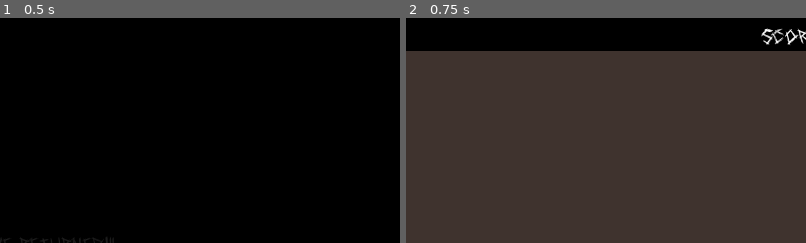
Above: before the commit, frames 1-2 (left to right).
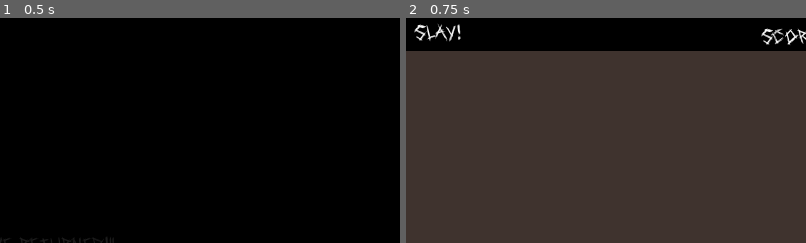
Above: after the commit, the same moments.

Repository: Academia-Team/Academia-Fall-of-the-Citadel
Game: Godot game, scene res://scene/intro.tscn
Two runs of this game, one before a commit and one after it. Both use one fixed random seed, a clock stepped at 60 frames per second and the inputs below.
Inputs (mouse positions are % of the whole screen's width and height, from its top left):
- Up to frame 1 (0.5 s): no input
- Up to frame 2 (0.75 s): tap Enter at 0.5 s; move the mouse to (72, 45) at 0.52 s; hold Right (move_right) from 0.53 s (still down); tap Space (action) at 0.6 s; click (72, 45) at 0.67 s
The pictures show only the part of the screen within x 46-96%, y 0-50%; the shares and areas given below are measured in that part.

Frame 1 is identical in both runs. In frame 2, 0.4% of the frame differs, in the area x 2-14%, y 2-11%.

Commit message:
Add default text for item label

Diff:
--- a/scene/infobar.gd
+++ b/scene/infobar.gd
@@ -1,15 +1,17 @@
 extends ColorRect
 
+var orig_item_text = ""
 var score
 
 func _ready():
 	score = 0
 
 func _on_player_pick_up_item(item_name):
+	orig_item_text = $item_info.text
 	$item_info.text = item_name
 
 func _on_player_used_item(_item_name):
-	$item_info.text = ""
+	$item_info.text = orig_item_text
 
 func _on_player_health_change(lives):
 	$lives_counter.text = "Lives: %d" % lives
--- a/scene/infobar.tscn
+++ b/scene/infobar.tscn
@@ -18,6 +18,7 @@
 margin_right = 20.0
 margin_bottom = 20.0
 grow_horizontal = 2
+text = "Slay!"
 align = 1
 valign = 1
 
